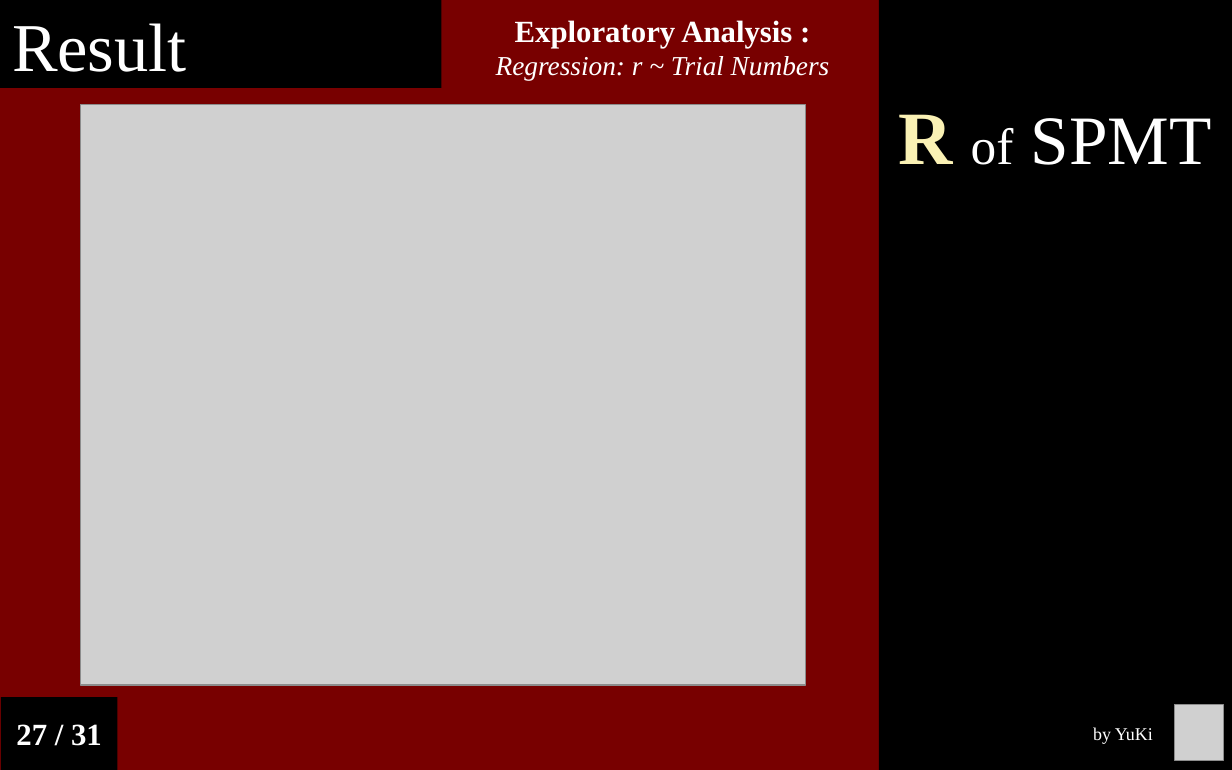
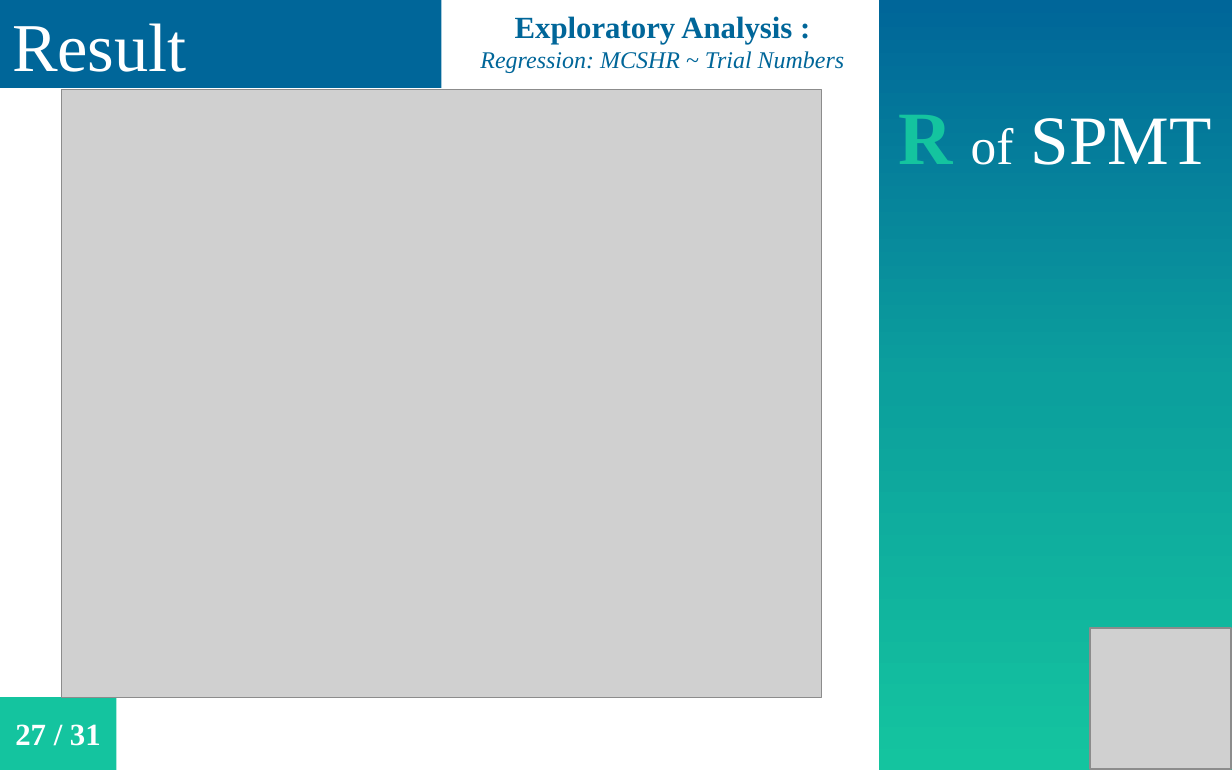
Before and after one commit to Chuan-Peng-Lab/ReliabilitySPE, a slide deck: slide 24 of 6_Reports/6_3_Phase_3/25th_NCP.pptx. Drawn at 1232x770 pixels with LibreOffice and Linux fonts; fonts in the diff are those of the drawing; grey boxes stand for pictures. Boxes give left, top, right and bottom in pixels: in the first picture for what was removed or moved away, otherwise in the second. Text is boxed around its words. In the diff, an @@ line names an element or a change of style, - is before the commit and + after.

```diff
--- a/6_Reports/6_3_Phase_3/25th_NCP.pptx
+++ b/6_Reports/6_3_Phase_3/25th_NCP.pptx
@@ background #780000 to #FFFFFF @@
@@ rectangle "Result" at [0,0,441,87]: fill #000000 to #006699 @@
@@ text at [515,16,792,44]: text colour #FFFFFF to #006699 in "Exploratory Analysis :" @@
@@ rectangle "R of SPMT" at [878,0,1232,770]: text colour #FAF1B4 to #14C49F, letter outline #FAF1B4 0.75 pt to #FFFFFF 0.75 pt in "R"; fill #000000 to gradient #006699 to #0CA09D to #14C49F @@
@@ text at [480,51,845,73]: text changed; size 16 to 14 pt; text colour #FFFFFF to #006699 @@
-Regression: r ~ Trial Numbers
+Regression: MCSHR ~ Trial Numbers
@@ picture: place and size @@
-picture at [80,105,806,685]
+picture at [62,89,822,697]
@@ picture added at [1090,628,1231,769] @@
@@ rectangle "27 / 31" at [0,697,116,770]: fill #000000 to #14C49F @@
@@ picture removed at [1174,705,1223,760] @@
@@ text removed at [1093,727,1153,744] @@
-by YuKi
```
Also in this commit, not shown: 29 other slides changed, 2 other files.
